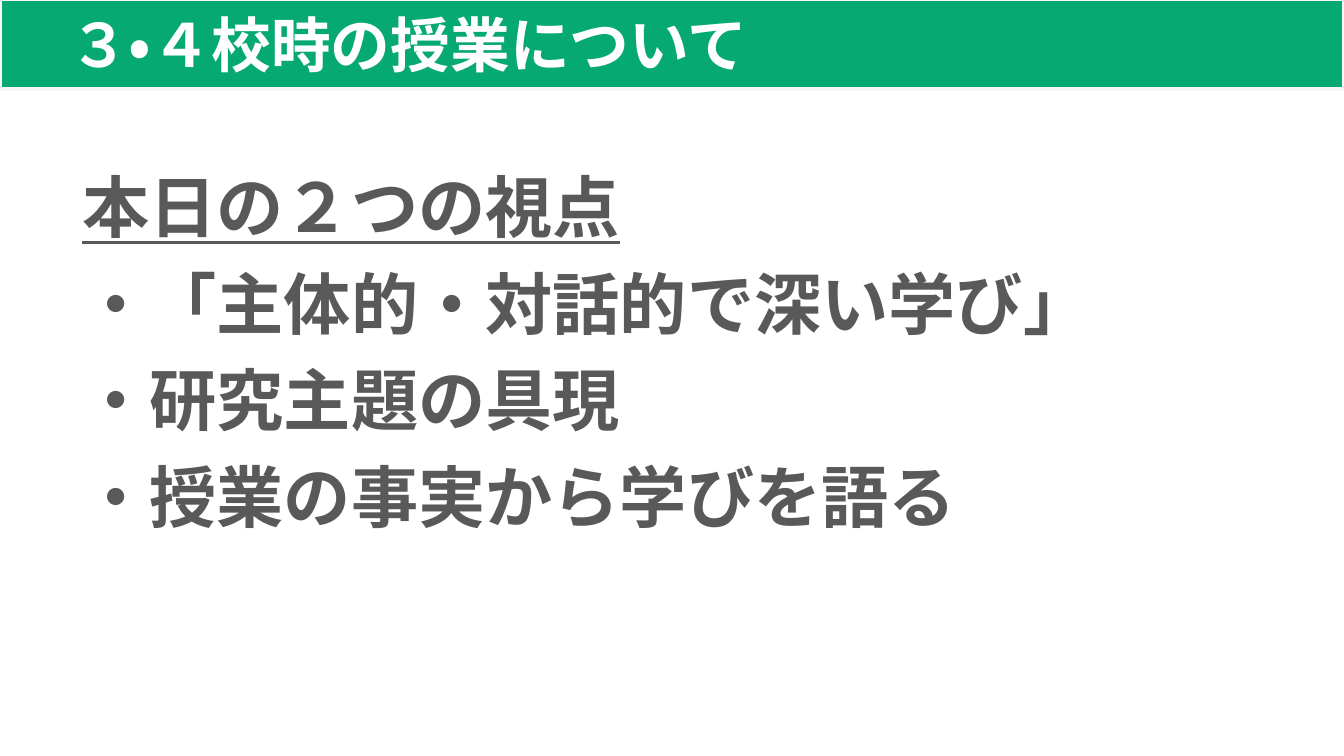
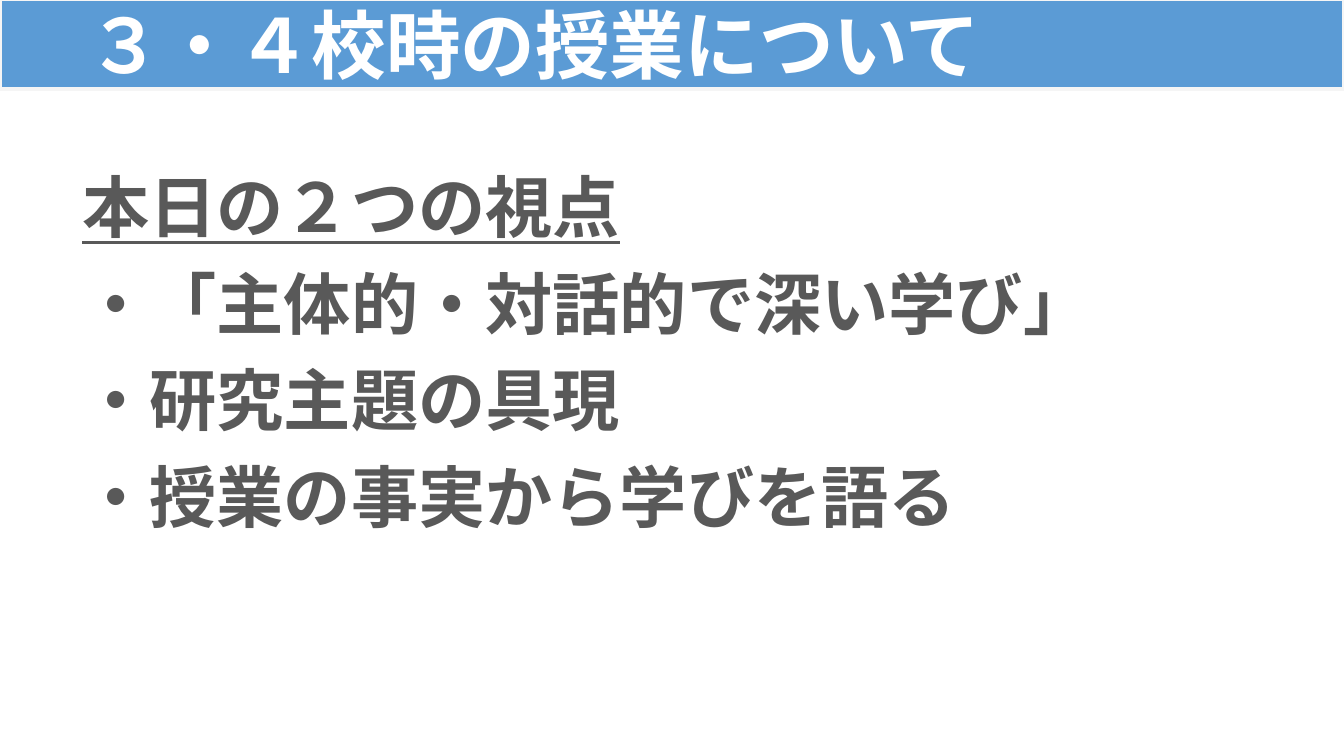
Before and after one commit to contynet730-star/con30, a slide deck: slide 2 of output/★指導課訪問★３・４校時指導助言資料（例）.pptx. Drawn at 1344x756 pixels with LibreOffice and Linux fonts; fonts in the diff are those of the drawing. Boxes give left, top, right and bottom in pixels: in the first picture for what was removed or moved away, otherwise in the second. Text is boxed around its words. In the diff, an @@ line names an element or a change of style, - is before the commit and + after.

```diff
--- a/output/★指導課訪問★３・４校時指導助言資料（例）.pptx
+++ b/output/★指導課訪問★３・４校時指導助言資料（例）.pptx
@@ rectangle "３・４校時の授業について" at box(0, 0, 1344, 89): size 32 to 40 pt, font Arial to Noto Sans CJK JP; fill #07A973 to #5B9BD5 @@
```
Also in this commit, not shown: 7 other slides changed.
